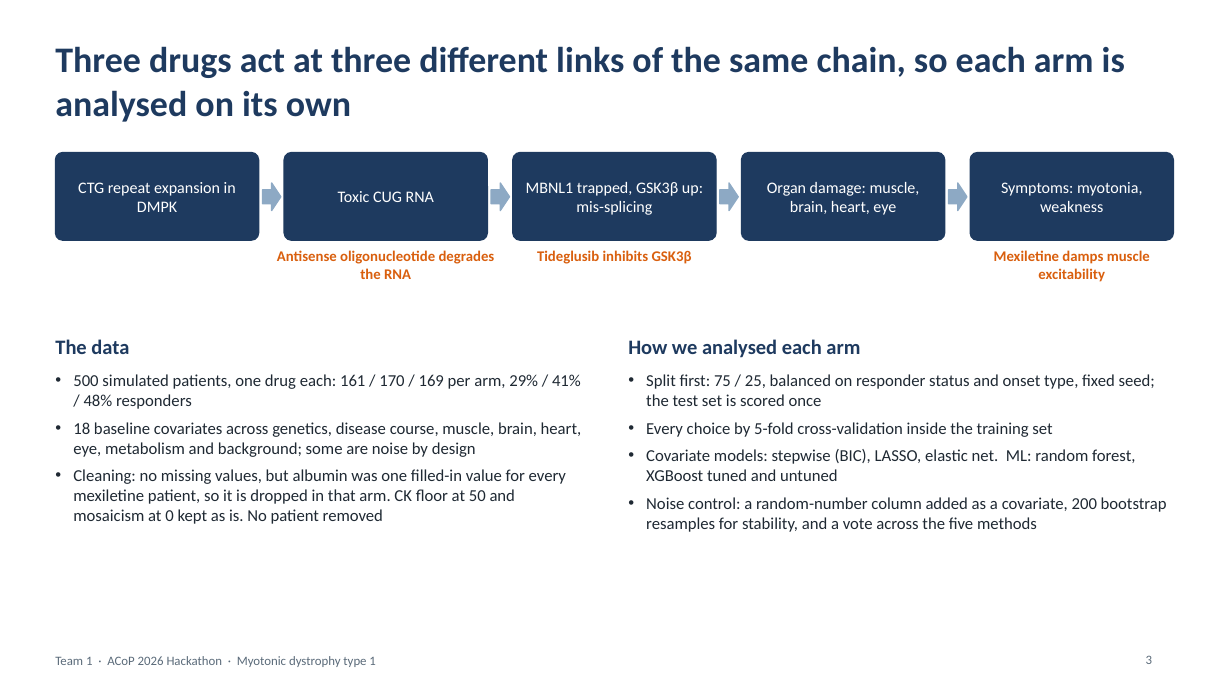
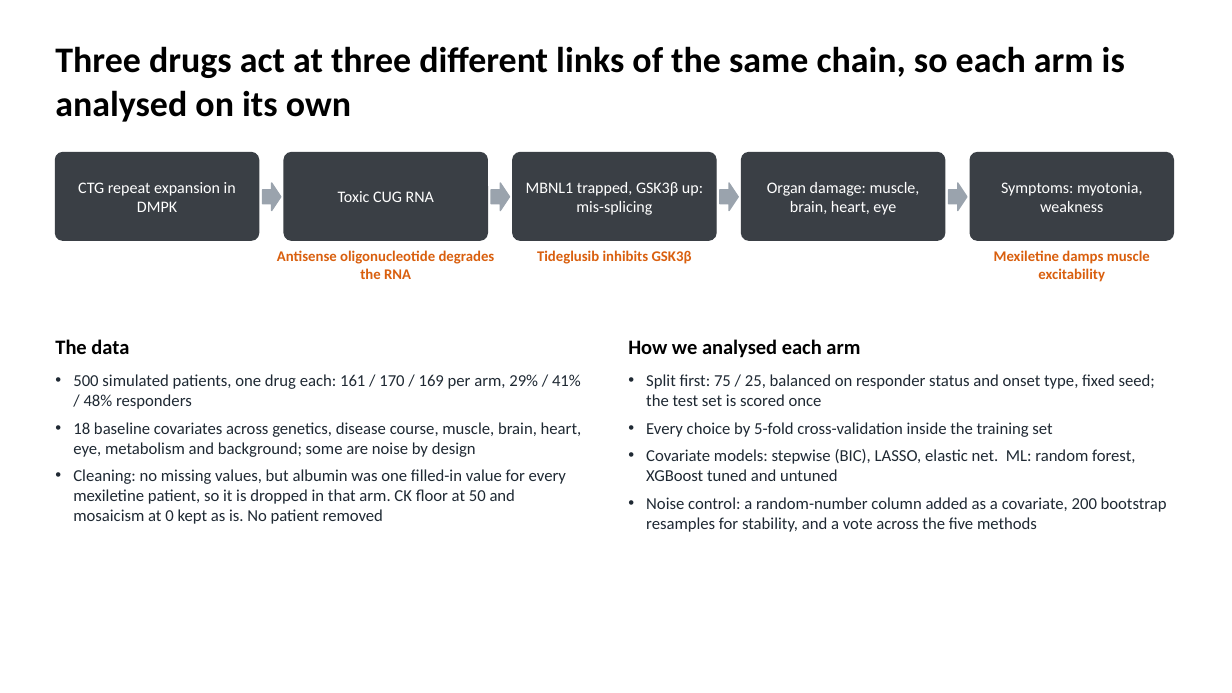
Before and after one commit to euibeom135-cell/acop2026-hackathon-team1, a slide deck: slide 3 of slides/Team1_DM1_slides.pptx. Drawn at 1232x693 pixels with LibreOffice and Linux fonts; fonts in the diff are those of the drawing. Boxes give left, top, right and bottom in pixels: in the first picture for what was removed or moved away, otherwise in the second. Text is boxed around its words. In the diff, an @@ line names an element or a change of style, - is before the commit and + after.

```diff
--- a/slides/Team1_DM1_slides.pptx
+++ b/slides/Team1_DM1_slides.pptx
@@ fill #1E3A5F to #3A3F45; outline #1E3A5F 1 pt to #3A3F45 1 pt in 5 elements at box(55, 152, 259, 240), box(285, 152, 488, 240), box(513, 152, 716, 240), box(742, 152, 945, 240), box(970, 152, 1174, 240) @@
@@ fill #8DA9C4 to #9AA3AD; outline #8DA9C4 1 pt to #9AA3AD 1 pt in 4 elements at box(262, 183, 281, 211), box(492, 183, 510, 211), box(720, 183, 738, 211), box(949, 183, 968, 211) @@
@@ text colour #1E3A5F to #000000 in 3 elements at box(55, 46, 1125, 122), box(55, 339, 129, 354), box(628, 339, 860, 358) @@
@@ text removed at box(55, 656, 375, 667) @@
-Team 1 · ACoP 2026 Hackathon · Myotonic dystrophy type 1
@@ page number removed at box(1146, 655, 1152, 664) @@
-3
```
Also in this commit, not shown: 9 other slides changed.
